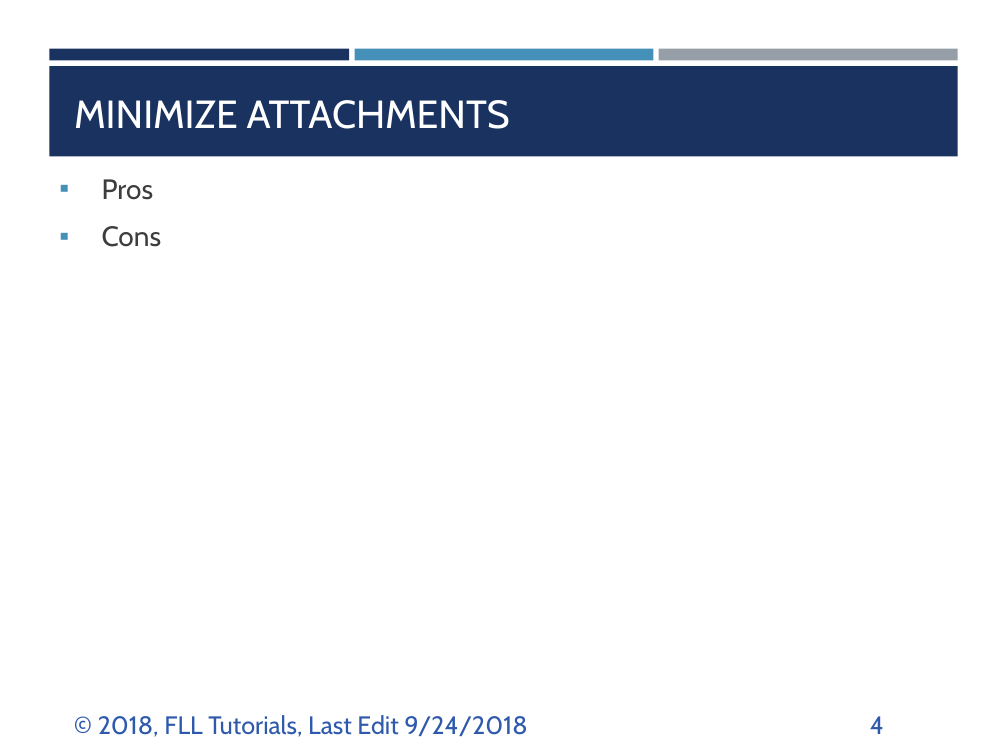
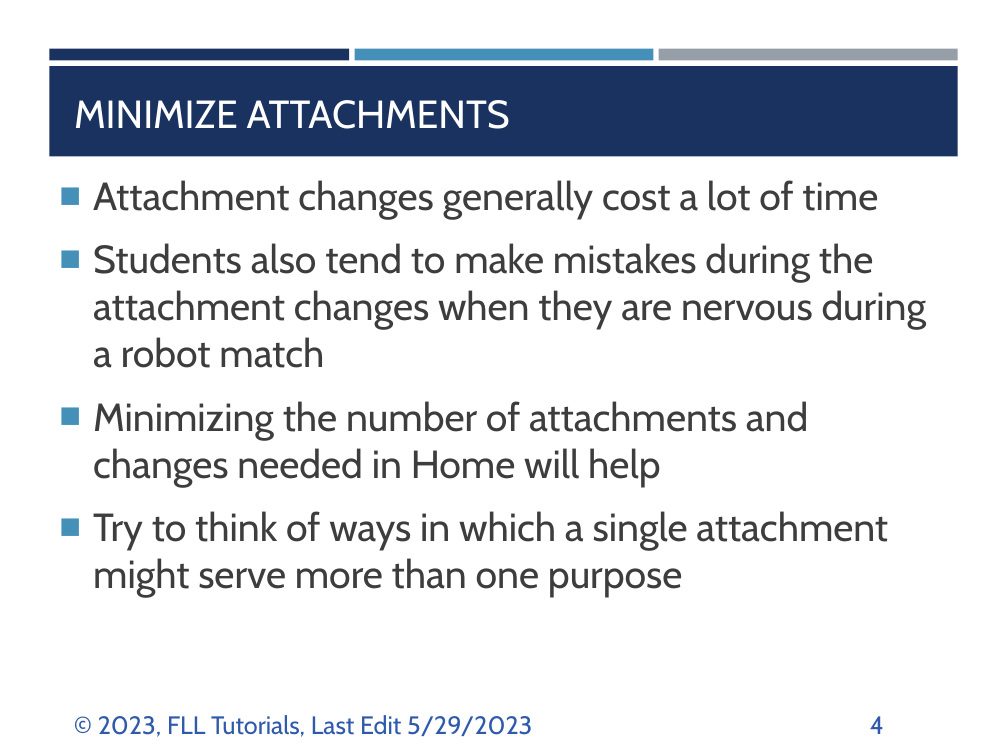
Before and after one commit to ev3lessons/FLL-Tutorials, a slide deck: slide 4 of translations/en-us/RobotGame/SavingTime.pptx. Drawn at 1008x756 pixels with LibreOffice and Linux fonts; fonts in the diff are those of the drawing. Boxes give left, top, right and bottom in pixels: in the first picture for what was removed or moved away, otherwise in the second. Text is boxed around its words. In the diff, an @@ line names an element or a change of style, - is before the commit and + after.

```diff
--- a/translations/en-us/RobotGame/SavingTime.pptx
+++ b/translations/en-us/RobotGame/SavingTime.pptx
@@ text at <box>93,180,927,598</box>: text changed; size 20 to 28 pt @@
-▪ Pros
-▪ Cons
+■ Attachment changes generally cost a lot of time
+■ Students also tend to make mistakes during the attachment changes when they are nervous during a robot match
+■ Minimizing the number of attachments and changes needed in Home will help
+■ Try to think of ways in which a single attachment might serve more than one purpose
@@ text at <box>98,715,532,737</box>: text changed @@
-© 2018, FLL Tutorials, Last Edit 9/24/2018
+© 2023, FLL Tutorials, Last Edit 5/29/2023
```
Also in this commit, not shown: 6 other slides changed, 1 slide added, 3 other files.
